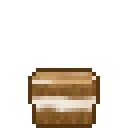
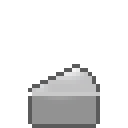
The second 128 × 128 image is a revision of the first. Changes to its layers:
added layer "图层 12" above "图层 13" over [28, 64, 100, 128]
added layer "图层 13" above "图层 10" over [32, 68, 96, 124]
hid "图层 10" over [28, 68, 100, 128]
hid "图层 11" over [28, 72, 96, 128]
